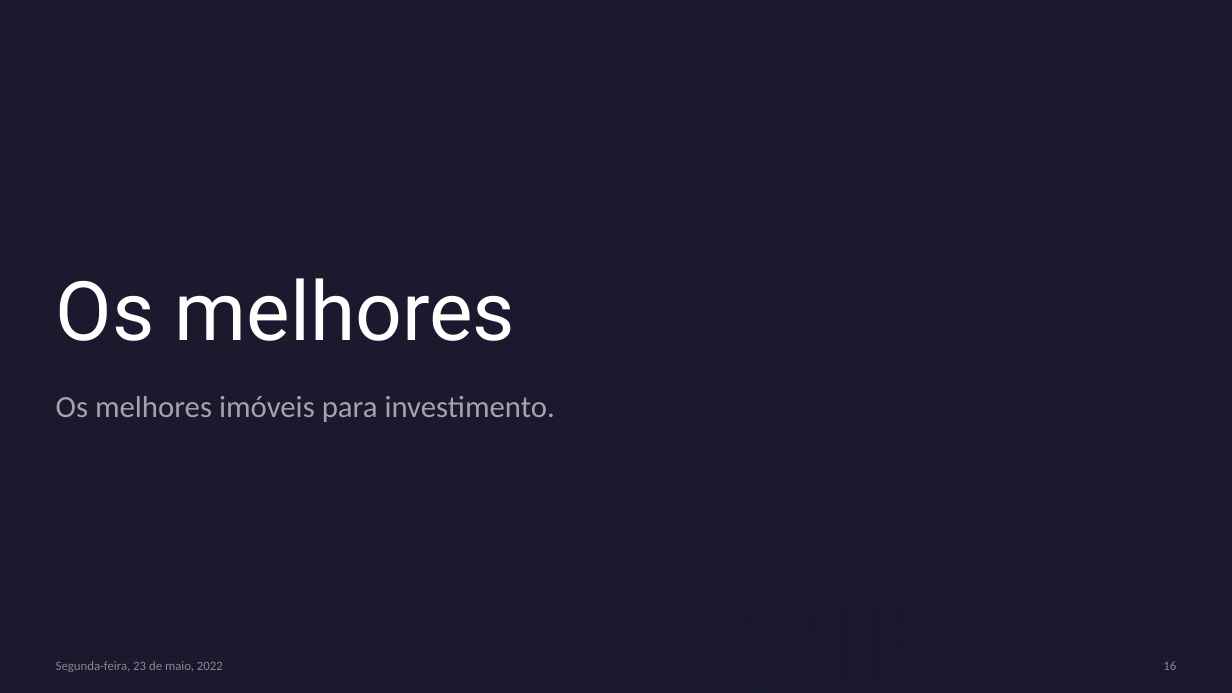
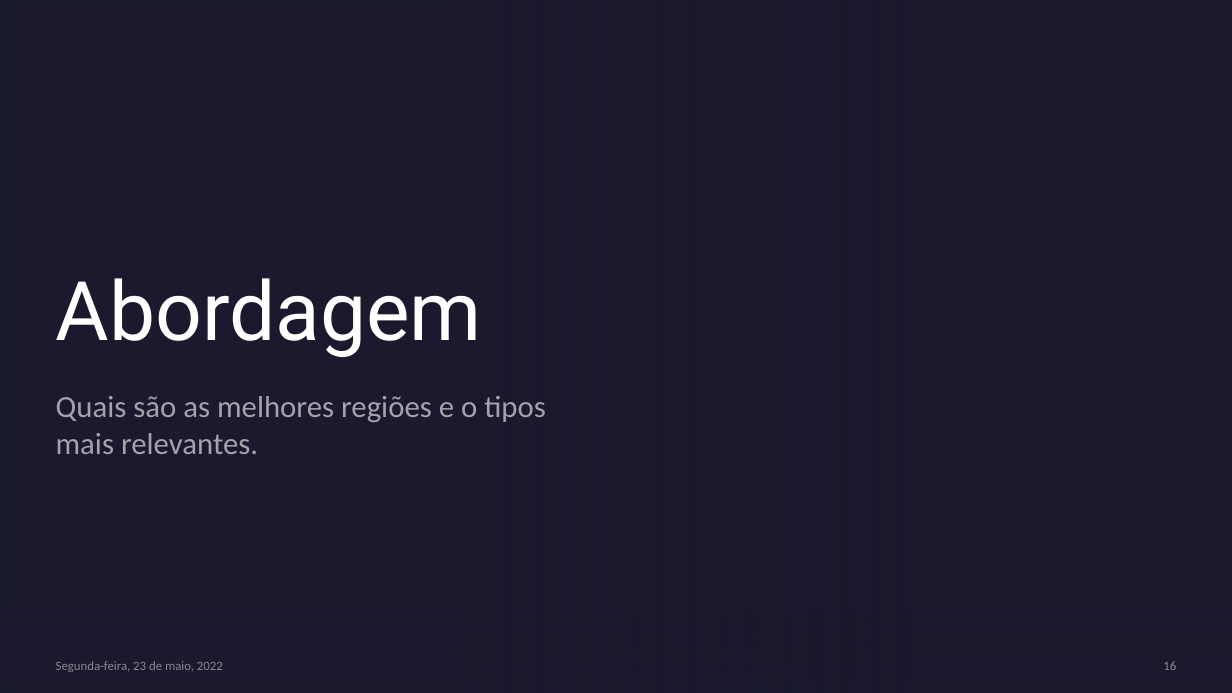
Before and after one commit to lidiambsouza/price_properties, a slide deck: slide 16 of Modelo Imobiliário.pptx. Drawn at 1232x693 pixels with LibreOffice and Linux fonts; fonts in the diff are those of the drawing; background and template pictures are left out. Boxes give left, top, right and bottom in pixels: in the first picture for what was removed or moved away, otherwise in the second. Text is boxed around its words. In the diff, an @@ line names an element or a change of style, - is before the commit and + after.

```diff
--- a/Modelo Imobiliário.pptx
+++ b/Modelo Imobiliário.pptx
@@ rectangle removed at [0, 0, 1232, 693] @@
@@ rectangle removed at [0, 0, 909, 693] @@
@@ title at [56, 278, 482, 357]: text changed @@
-Os melhores
+Abordagem
@@ subtitle at [56, 396, 546, 454]: text changed @@
-Os melhores imóveis para investimento.
+Quais são as melhores regiões e o tipos mais relevantes.
```
Also in this commit, not shown: 16 other slides changed, 1 slide added, 1 slide removed.
